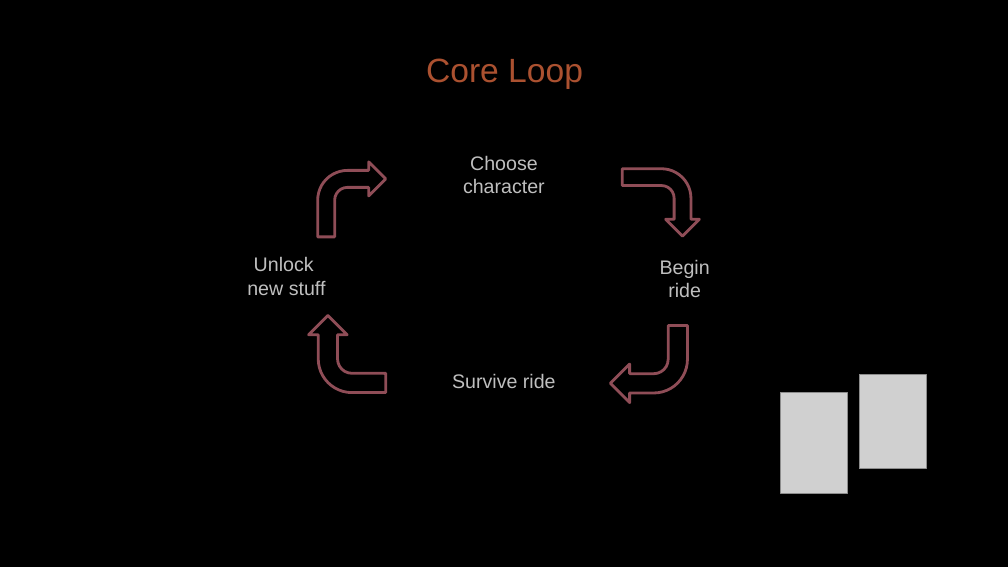
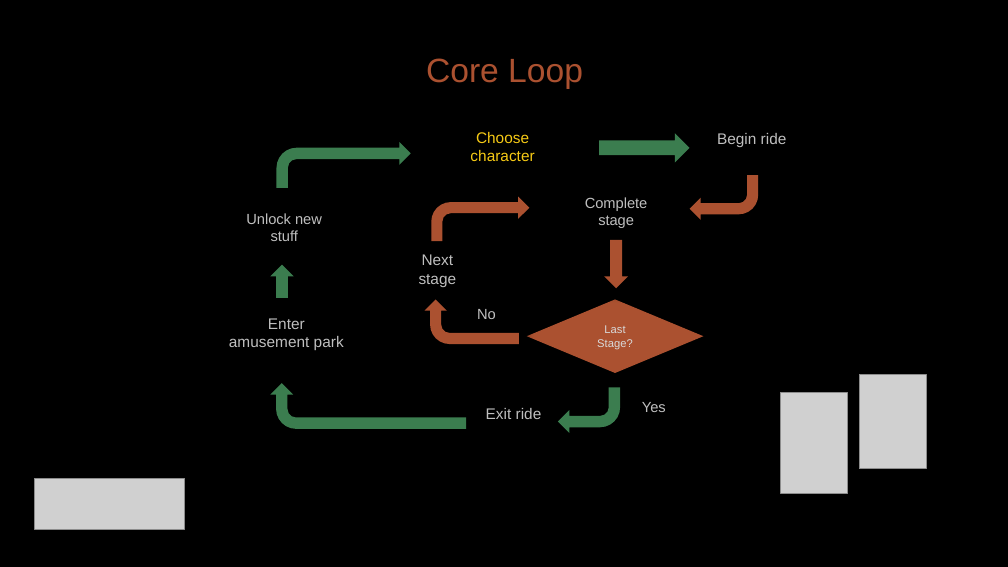
Before and after one commit to diegohcanepa/Remizione, a slide deck: slide 7 of Pitch Deck.pptx (slide 6 before the commit). Drawn at 1008x567 pixels with LibreOffice and Linux fonts; fonts in the diff are those of the drawing; grey boxes stand for pictures; background and template pictures are left out. Boxes give left, top, right and bottom in pixels: in the first picture for what was removed or moved away, otherwise in the second. Text is boxed around its words. In the diff, an @@ line names an element or a change of style, - is before the commit and + after.

Commit message:
Updated pitch deck.

```diff
--- a/Pitch Deck.pptx
+++ b/Pitch Deck.pptx
@@ bent arrow at box(276, 142, 410, 187): fill #000000 to #3B7D4F; outline #8F4D57 2 pt to none; proportions changed; rotation 90 to 0 degrees @@
@@ text "Choose": place and size @@
-text "Choose" at box(463, 155, 545, 193)
+text "Choose" at box(470, 132, 534, 161)
@@ text "Choose" at box(470, 132, 534, 161): size 14 to 11 pt, text colour #BFBFBF to #F6CA15 @@
@@ right arrow added at box(599, 133, 689, 162), fill #3B7D4F @@
@@ text at box(717, 133, 787, 147): text changed; size 14 to 11 pt @@
-Begin
-ride
+Begin ride
@@ bent arrow at box(689, 175, 758, 220): fill #000000 to #AB5130; outline #8F4D57 2 pt to none @@
@@ bent arrow: place and size @@
-bent arrow at box(610, 326, 687, 403)
+bent arrow at box(689, 175, 758, 220)
@@ bent arrow: place and size @@
-bent arrow at box(318, 162, 385, 237)
+bent arrow at box(431, 197, 529, 241)
@@ bent arrow at box(431, 197, 529, 241): fill #000000 to #AB5130; outline #8F4D57 2 pt to none @@
@@ text added at box(585, 197, 647, 228), 10.5 pt, text #BFBFBF @@
+Complete
+stage
@@ text at box(246, 213, 322, 241): text changed; size 14 to 10.5 pt @@
-Unlock
-new stuff
+Unlock new
+stuff
@@ right arrow added at box(270, 264, 293, 297), fill #3B7D4F @@
@@ text added at box(419, 254, 457, 287), 11 pt, text #BFBFBF @@
+Next
+stage
@@ right arrow added at box(604, 240, 628, 288), fill #AB5130 @@
@@ bent arrow added at box(424, 299, 519, 344), fill #AB5130 @@
@@ diamond added at box(527, 299, 704, 373), fill #AB5130, 8 pt, text #D9D9D9 @@
+Last
+Stage?
@@ text added at box(229, 318, 344, 350), 11 pt, text #BFBFBF @@
+Enter
+amusement park
@@ text added at box(477, 309, 496, 319), 10.5 pt, text #BFBFBF @@
+No
@@ bent arrow: place and size @@
-bent arrow at box(308, 316, 386, 393)
+bent arrow at box(271, 384, 466, 429)
@@ bent arrow at box(271, 384, 466, 429): fill #000000 to #3B7D4F; outline #8F4D57 2 pt to none @@
@@ bent arrow added at box(558, 387, 621, 432), fill #3B7D4F @@
@@ text at box(486, 408, 542, 419): text changed; size 14 to 11 pt @@
-Survive ride
+Exit ride
@@ text added at box(642, 402, 666, 412), 10.5 pt, text #BFBFBF @@
+Yes
@@ picture added at box(34, 479, 184, 529) @@
```
Also in this commit, not shown: 11 other slides changed, 1 slide added.
